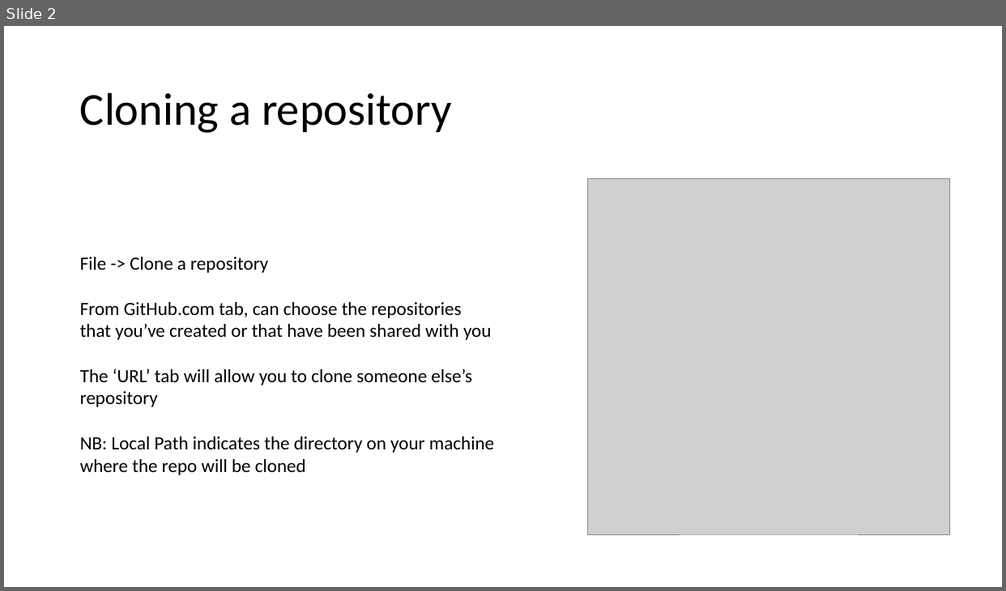
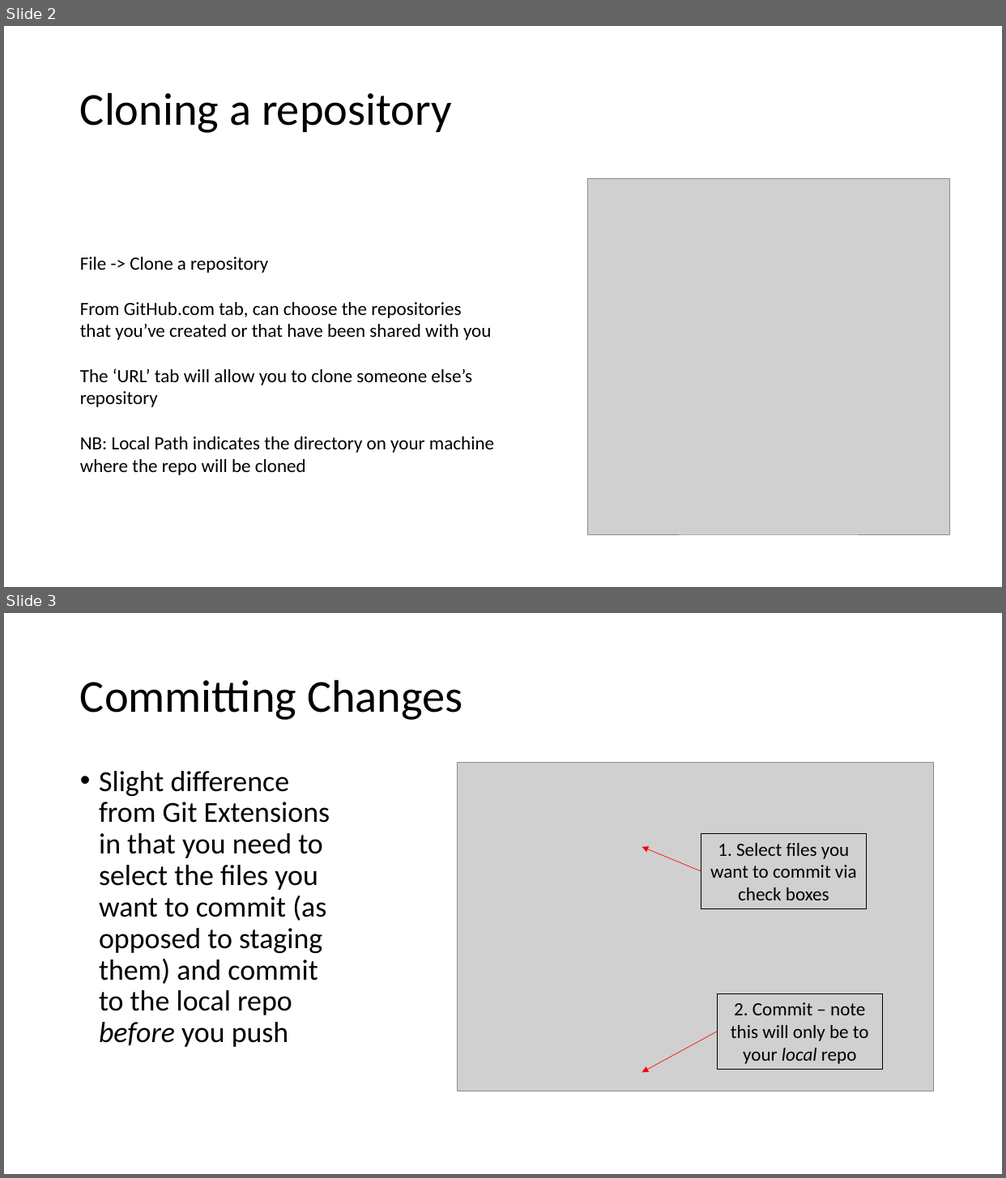
Before and after one commit to maxxb77/EBGN632_2019, a slide deck: ClassSlides/Course2_GitHubDesktop.pptx. Shown one above the other, each under a label of ours: slide 2 before the commit, slides 2 and 3 after it. The pictures are 1006x591 and 1006x1178 pixels, drawn with LibreOffice and Linux fonts; fonts in the diff are those of the drawing; grey boxes stand for pictures. Boxes give left, top, right and bottom in pixels: in the first picture for what was removed or moved away, otherwise in the second. Text is boxed around its words. In the diff, an @@ line names an element or a change of style, - is before the commit and + after.

```diff
--- a/ClassSlides/Course2_GitHubDesktop.pptx
+++ b/ClassSlides/Course2_GitHubDesktop.pptx
@@ slide 3 added at (4,613,1002,1174), background #FFFFFF @@
@@ title added at (80,679,463,720), 44 pt, text #000000 @@
+Committing Changes
@@ text added at (99,771,330,1047), 28 pt, text #000000 @@
+• Slight difference from Git Extensions in that you need to select the files you want to commit (as opposed to staging them) and commit to the local repo before you push
@@ picture added at (457,763,933,1093) @@
@@ arrow added from (701, 871) to (641, 847), #FF0000 0.5 pt @@
@@ rectangle added at (701,834,867,909), outline #000000 0.75 pt, 18 pt, text #000000 @@
+1. Select files you want to commit via check boxes
@@ rectangle added at (718,994,883,1070), outline #000000 0.75 pt, 18 pt, text #000000 @@
+2. Commit – note this will only be to your local repo
@@ arrow added from (718, 1032) to (641, 1072), #FF0000 0.5 pt @@
```
Also in this commit, not shown: 3 other slides added, 1 slide removed.
